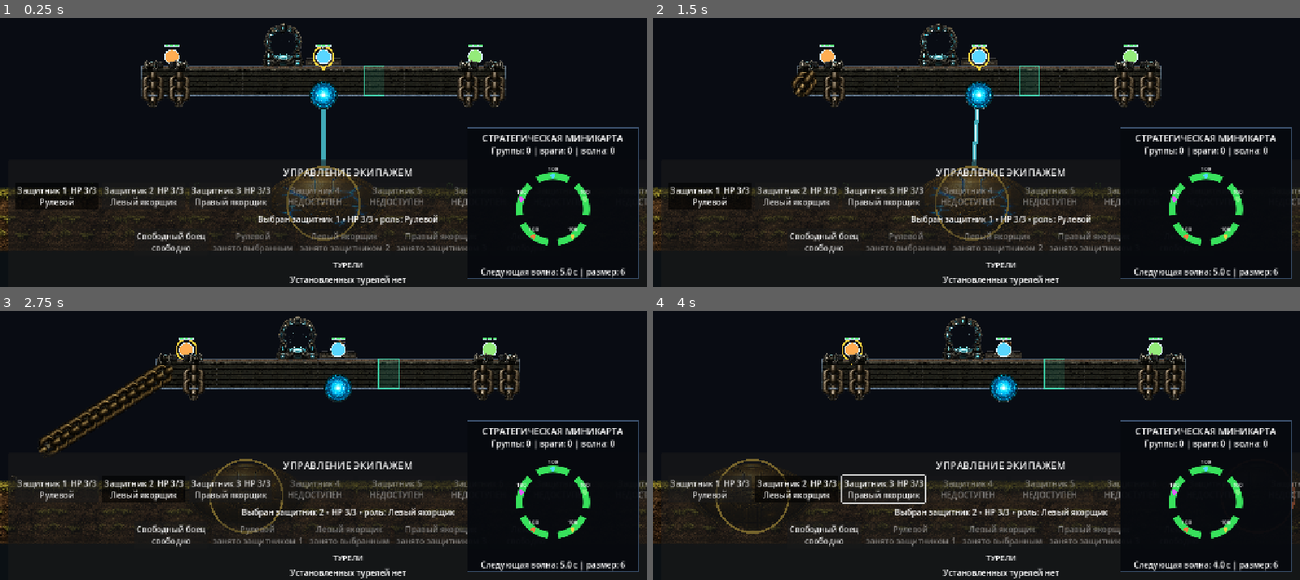
Above: before the commit, frames 1-4 (two rows, left to right).
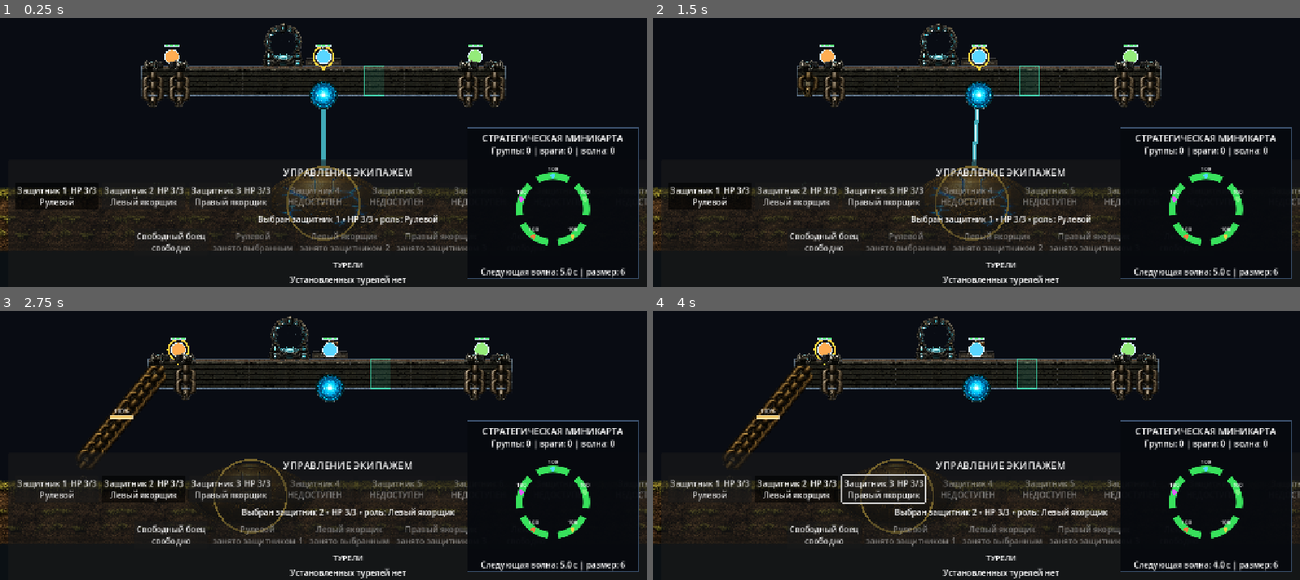
Above: after the commit, the same moments.

Repository: bageus/GloryProtect
Game: Godot game, scene res://scenes/game/game_root_with_flyers.tscn
The game is run twice, just before and just after one commit, with the same random seed, the same clock (stepped at 60 frames per second) and the same inputs.
Inputs (mouse positions are in pixels of both pictures, inside the frame that each line leads up to):
- Up to frame 1 (0.25 s): no input
- Up to frame 2 (1.5 s): click "Защитник 1 HP 3/3 Рулевой" at 0.5 s; tap Enter (ui_accept) at 1.25 s; move the mouse to (1118, 87) at 1.27 s; hold Right (ui_right) from 1.28 s (still down); tap 1 at 1.35 s; click (1118, 87) at 1.42 s
- Up to frame 3 (2.75 s): tap Enter (ui_accept) at 1.52 s; release Right (ui_right) at 2 s; drag from (194, 415) to (291, 469) at 2.02 s
- Up to frame 4 (4 s): move the mouse to (1041, 319) at 2.77 s; hold Right (ui_right) 2.78-3.5 s; tap 3 at 2.85 s; drag from (944, 469) to (782, 343) at 3.52 s

The runs differ from the first frame. In frame 1, less than 0.1% of the frame differs, in the area x 30-70%, y 61-62%; in frame 2, 0.2%; in frame 3, 5.4%; in frame 4, 6.5%, in the area x 0-100%, y 1-85%.

Commit message:
Bring ground anchor clamps back into view

Diff:
--- a/resources/balance/anchor_balance.tres
+++ b/resources/balance/anchor_balance.tres
@@ -11,7 +11,7 @@
 rope_length = 315.0
 overload_stretch = 42.0
 tension_epsilon = 2.0
-ground_offsets = PackedFloat32Array(-460, -250, 250, 460)
+ground_offsets = PackedFloat32Array(-330, -185, 185, 330)
 platform_outer_inset = 22.0
 platform_inner_inset = 74.0
 platform_attachment_y_factor = 0.45
